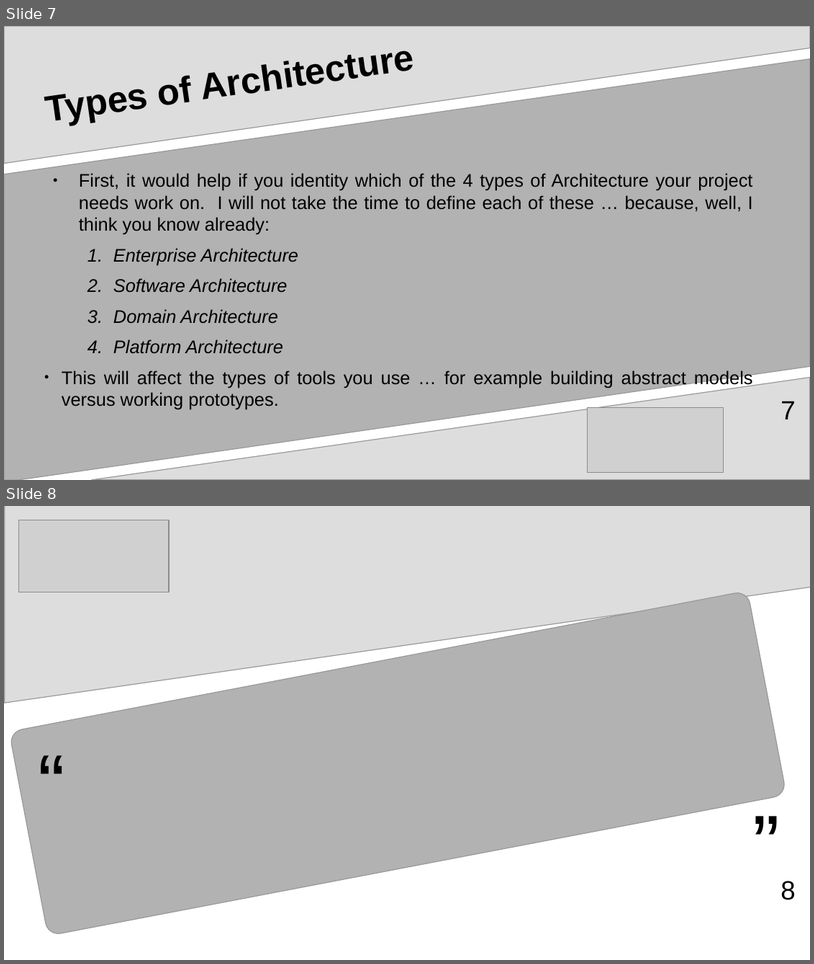
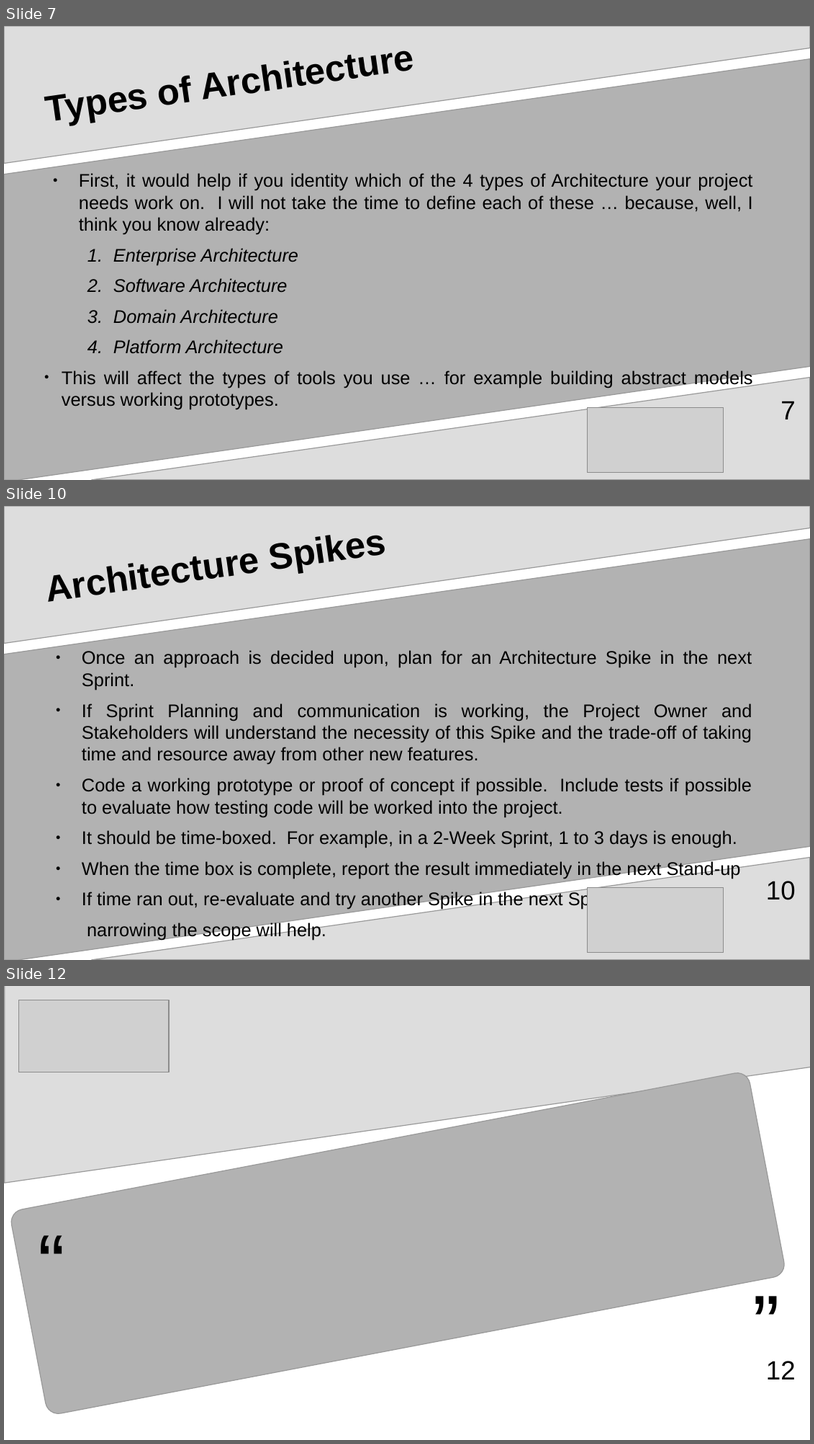
Before and after one commit to aventinesolutions/awsvsgcp-channel, a slide deck: ep001-ArchitectureDecisions/ep001-ArchitectureDecisions.odp. Shown one above the other, each under a label of ours: slides 7 and 8 before the commit, slides 7, 10 and 12 after it; the slides between them are not shown. The pictures are 814x964 and 814x1444 pixels, drawn with LibreOffice and Linux fonts; fonts in the diff are those of the drawing; grey boxes stand for pictures. Boxes give left, top, right and bottom in pixels: in the first picture for what was removed or moved away, otherwise in the second. Text is boxed around its words. In the diff, an @@ line names an element or a change of style, - is before the commit and + after.

```diff
--- a/ep001-ArchitectureDecisions/ep001-ArchitectureDecisions.odp
+++ b/ep001-ArchitectureDecisions/ep001-ArchitectureDecisions.odp
@@ slide 10 added at bbox=[4, 506, 810, 960], background #FFFFFF; not listed: 3 template elements that a slide beside it also shows @@
@@ title added at bbox=[43, 506, 767, 650], 36 pt, text #000000, bold @@
+Architecture Spikes
@@ text added at bbox=[82, 650, 752, 909], 18 pt, text #000000 @@
+● Once an approach is decided upon, plan for an Architecture Spike in the next Sprint.
+● If Sprint Planning and communication is working, the Project Owner and Stakeholders will understand the necessity of this Spike and the trade-off of taking time and resource away from other new features.
+● Code a working prototype or proof of concept if possible. Include tests if possible to evaluate how testing code will be worked into the project.
+● It should be time-boxed. For example, in a 2-Week Sprint, 1 to 3 days is enough.
+● When the time box is complete, report the result immediately in the next Stand-up
+● If time ran out, re-evaluate and try another Spike in the next Sprint. Perhaps
+narrowing the scope will help.
@@ picture added at bbox=[587, 888, 723, 952] @@
@@ page number added at bbox=[766, 880, 796, 900], 26 pt, text #000000 @@
+10
@@ what was slide 8 is now slide 12 @@
@@ page number at bbox=[766, 1360, 796, 1379]: text changed @@
-8
+12
```
Also in this commit, not shown: 1 slide changed, 3 other slides added, 1 other file.
